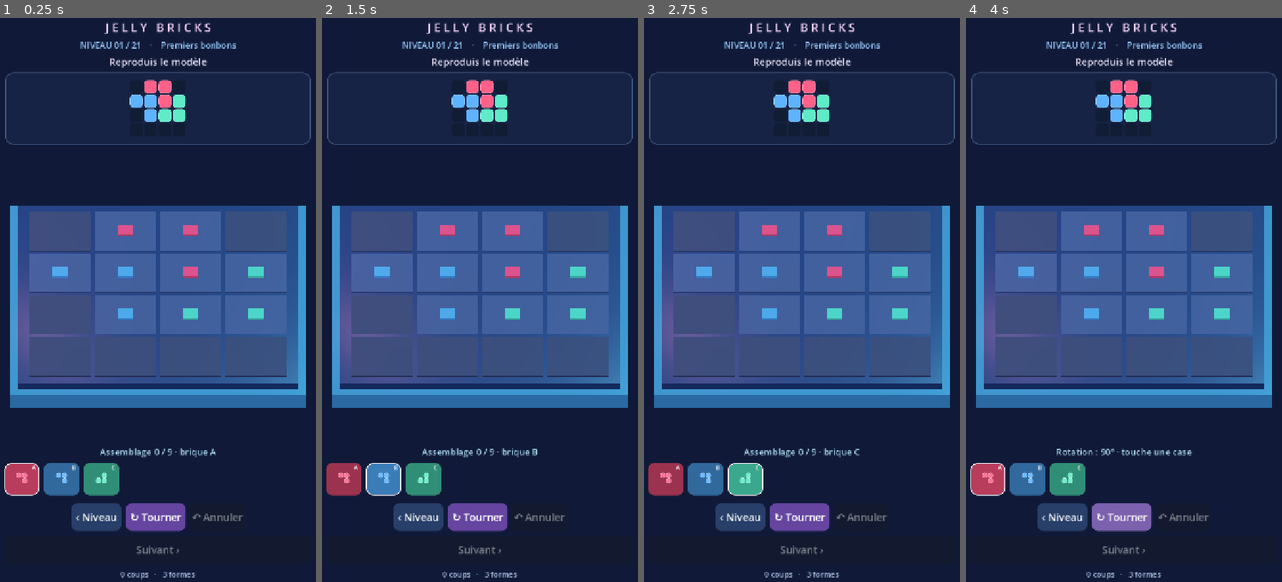
Above: before the commit, frames 1-4 (left to right).
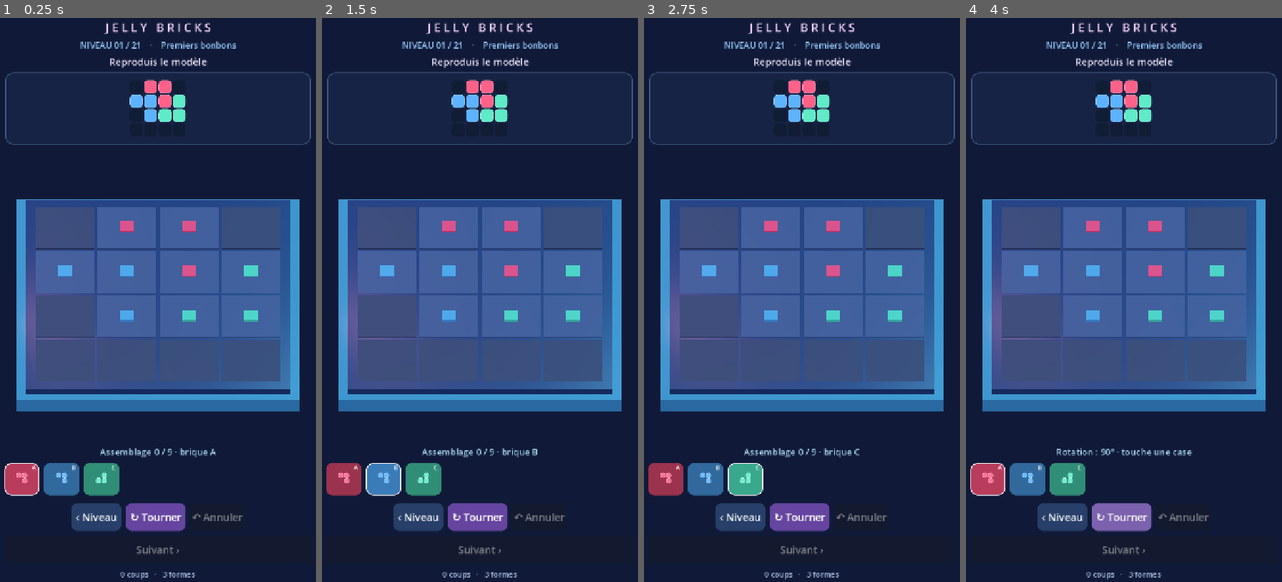
Above: after the commit, the same moments.

Repository: dbrckk/Jelly-bricks
Game: Godot game, scene res://scenes/main.tscn
Same seed, same stepped clock (60 frames per second), same inputs: the game is played once before the commit and once after it.
Inputs (mouse positions are in pixels of both pictures, inside the frame that each line leads up to):
- Up to frame 1 (0.25 s): no input
- Up to frame 2 (1.5 s): click (344, 480) at 0.52 s; click (385, 480) at 1.27 s
- Up to frame 3 (2.75 s): click (745, 480) at 2.02 s
- Up to frame 4 (4 s): click "‹ Niveau" at 2.75 s; click "↻ Tourner" at 3.5 s

The runs differ from the first frame. In frame 1, 10% of the frame differs, in the area x 3-97%, y 32-70%; in frame 2, 10%; in frame 3, 10%; in frame 4, 10%.

Commit message:
fix(native): restore saturated gel transparency and proven portrait camera framing

Diff:
--- a/native-godot/scripts/game_root.gd
+++ b/native-godot/scripts/game_root.gd
@@ -289,10 +289,8 @@
     ids.sort()
     selected_id = String(ids[0]) if not ids.is_empty() else ""
     selected_turns = 0
-    # Lower studio camera brings the gel sidewalls into view while keeping
-    # the whole portrait board clear of the touch toolbars.
-    camera.size = float(size) * 2.18
-    camera.position = Vector3(0, size * .92, size * 1.13)
+    camera.size = float(size) * 2.3
+    camera.position = Vector3(0, size * 1.05, size * 1.04)
     camera.look_at(Vector3.ZERO)
     stage_label.text = "NIVEAU %02d / %02d    ·    %s" % [
         current_level + 1, levels.size(), String(level["name"])]
@@ -398,7 +396,7 @@
     var tint := Color(PALETTE[id])
     material.set_shader_parameter("candy_tint", tint)
     material.set_shader_parameter("detail", 1.0)
-    material.set_shader_parameter("gel_opacity", 0.40 if preview else 0.965)
+    material.set_shader_parameter("gel_opacity", 0.40 if preview else 0.94)
     if preview:
         material.set_shader_parameter("candy_tint",
             Color("#76ffd4") if _can_place(id, placement, turns) else Color("#ff6a9a"))
